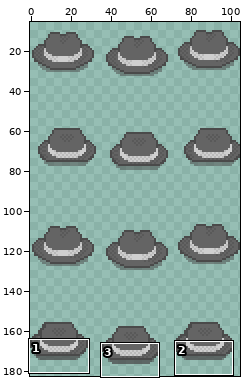
Sprite sheet: collection/silveira_neto/sprite/parts/PNG/orig/hat_mafia.png. The first picture is a wide view before the edit; the outline marks the close-up.
Close-up. Earlier state:
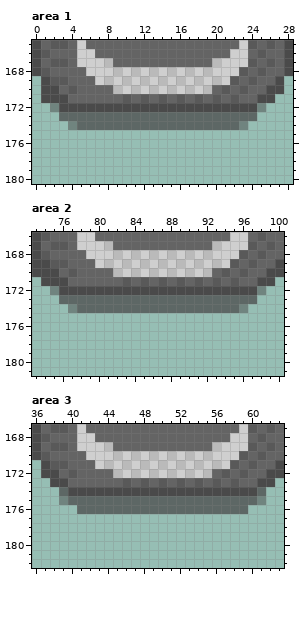
The file is 105x210 pixels. Shown: area 1: x 0..28, y 165..180; area 2: x 73..100, y 166..181; area 3: x 36..63, y 167..182. The wide view leaves out empty margins. The commit also changed other parts of the picture, which this record leaves out.
Once edited:
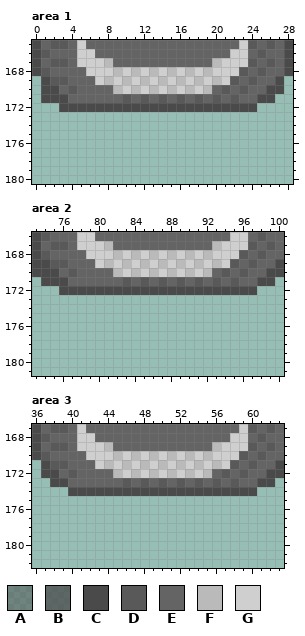
Palette (. is transparent): A #4a4a4a7f  B #4a4a4abf  C #4a4a4a  D #595959  E #646464  F #bababa  G #cfcfcf
Changes in this commit:
{"where": "area 1"}
{"y":172,"x":2,"old":"A","new":"."}
{"y":172,"x":25,"old":"A","new":"."}
{"y":173,"x":3,"old":"BBBBBBBBBBBBBBBBBBBBBB","new":"......................"}
{"y":174,"x":4,"old":"ABBBBBBBBBBBBBBBBBBA","new":"...................."}
{"where": "area 2"}
{"y":172,"x":75,"old":"A","new":"."}
{"y":172,"x":98,"old":"A","new":"."}
{"y":173,"x":76,"old":"BBBBBBBBBBBBBBBBBBBBBB","new":"......................"}
{"y":174,"x":77,"old":"ABBBBBBBBBBBBBBBBBBA","new":"...................."}
{"where": "area 3"}
{"y":174,"x":39,"old":"B","new":"."}
{"y":174,"x":61,"old":"B","new":"."}
{"y":175,"x":39,"old":"ABBBBBBBBBBBBBBBBBBBBBA","new":"......................."}
{"y":176,"x":41,"old":"BBBBBBBBBBBBBBBBBBB","new":"..................."}
{"label":"erased","picture_box":[50,103,266,130]}
{"label":"erased","picture_box":[50,286,266,313]}
{"label":"erased","picture_box":[59,487,266,514]}
